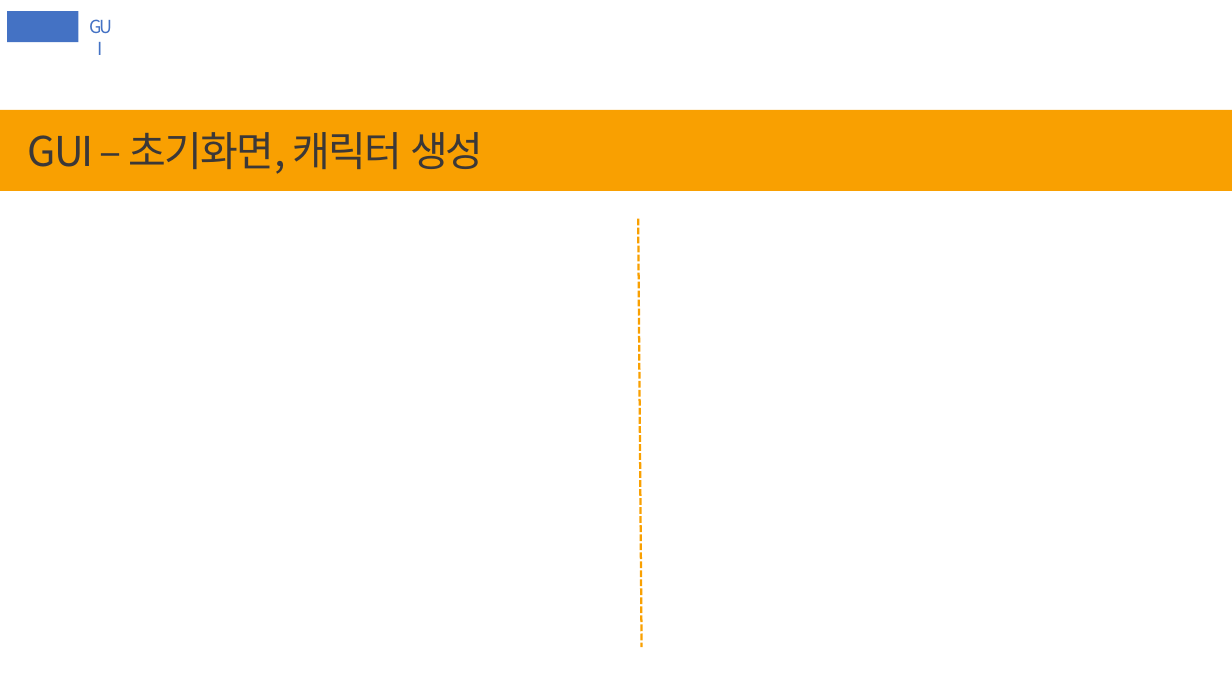
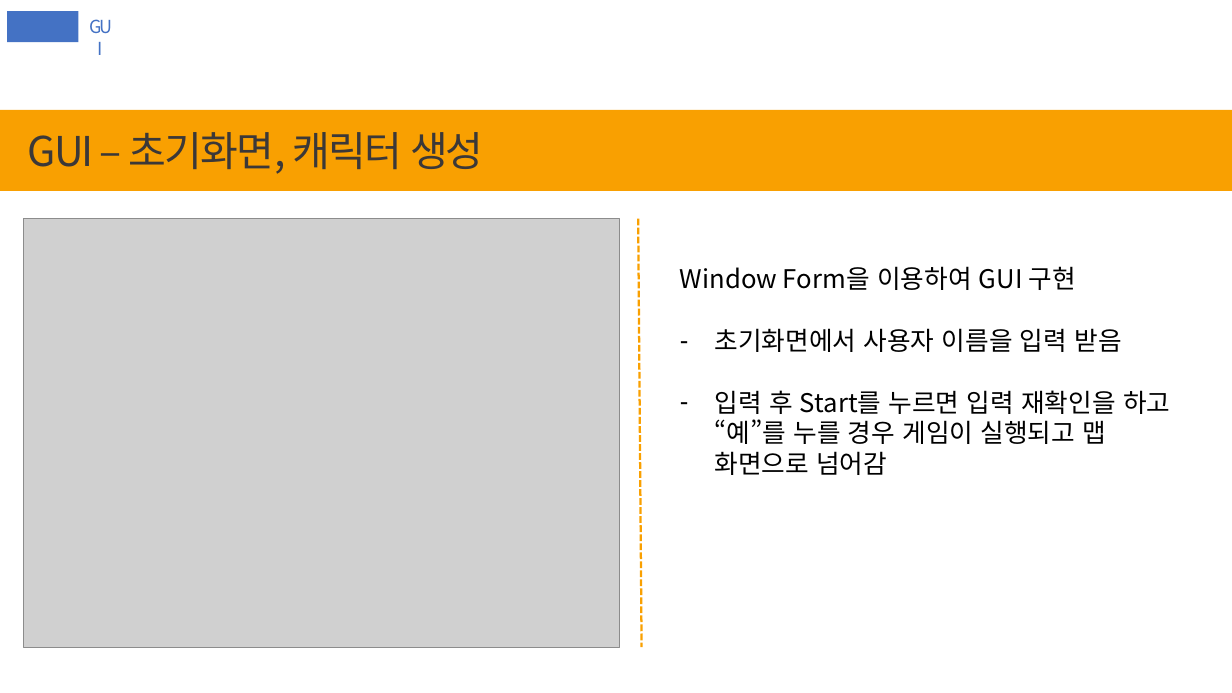
Before and after one commit to Sunmon/PlusPlusValley, a slide deck: slide 11 of docs/전기프2_쁠쁠밸리_3주차.pptx. Drawn at 1232x693 pixels with LibreOffice and Linux fonts; fonts in the diff are those of the drawing; grey boxes stand for pictures. Boxes give left, top, right and bottom in pixels: in the first picture for what was removed or moved away, otherwise in the second. Text is boxed around its words. In the diff, an @@ line names an element or a change of style, - is before the commit and + after.

```diff
--- a/docs/전기프2_쁠쁠밸리_3주차.pptx
+++ b/docs/전기프2_쁠쁠밸리_3주차.pptx
@@ picture added at [24, 218, 620, 647] @@
@@ text added at [680, 266, 1170, 475], 20 pt, text #000000 @@
+Window Form을 이용하여 GUI 구현
+– 초기화면에서 사용자 이름을 입력 받음
+– 입력 후 Start를 누르면 입력 재확인을 하고 “예”를 누를 경우 게임이 실행되고 맵 화면으로 넘어감
```
Also in this commit, not shown: 2 other slides changed, 3 slides added.
